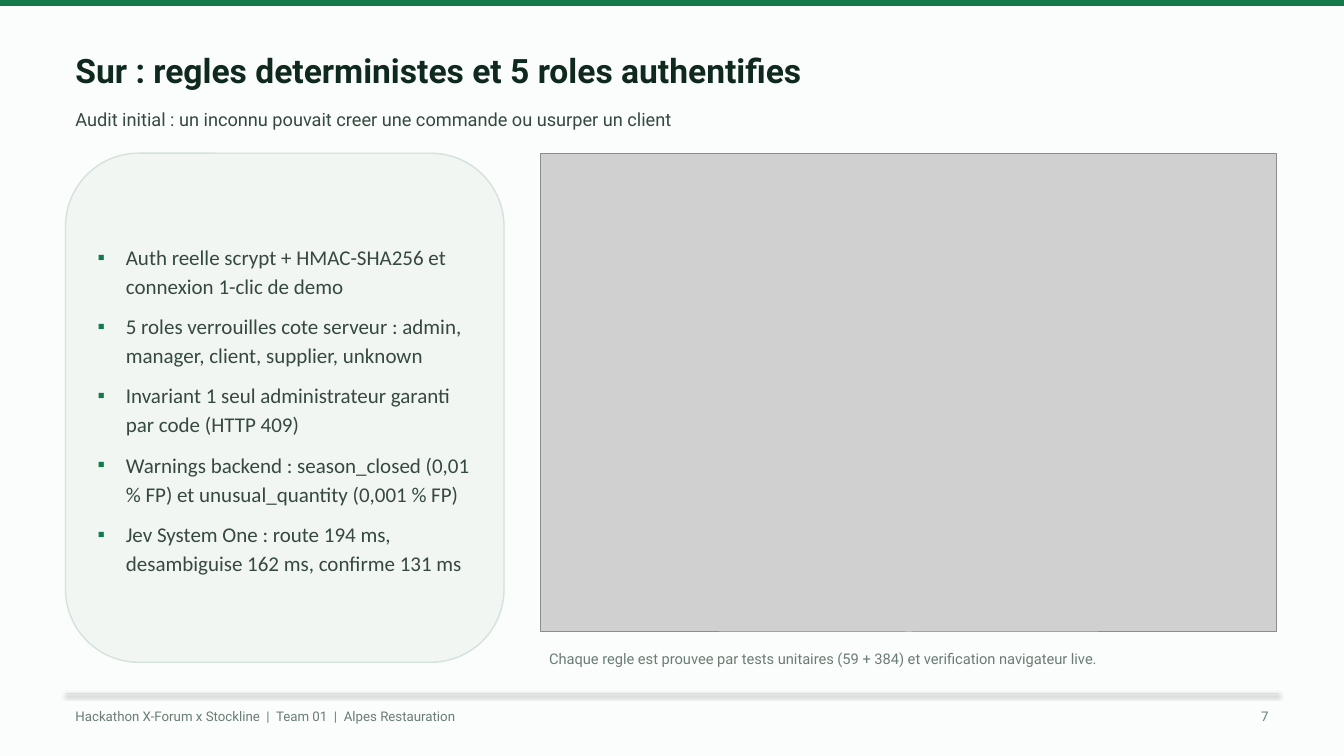
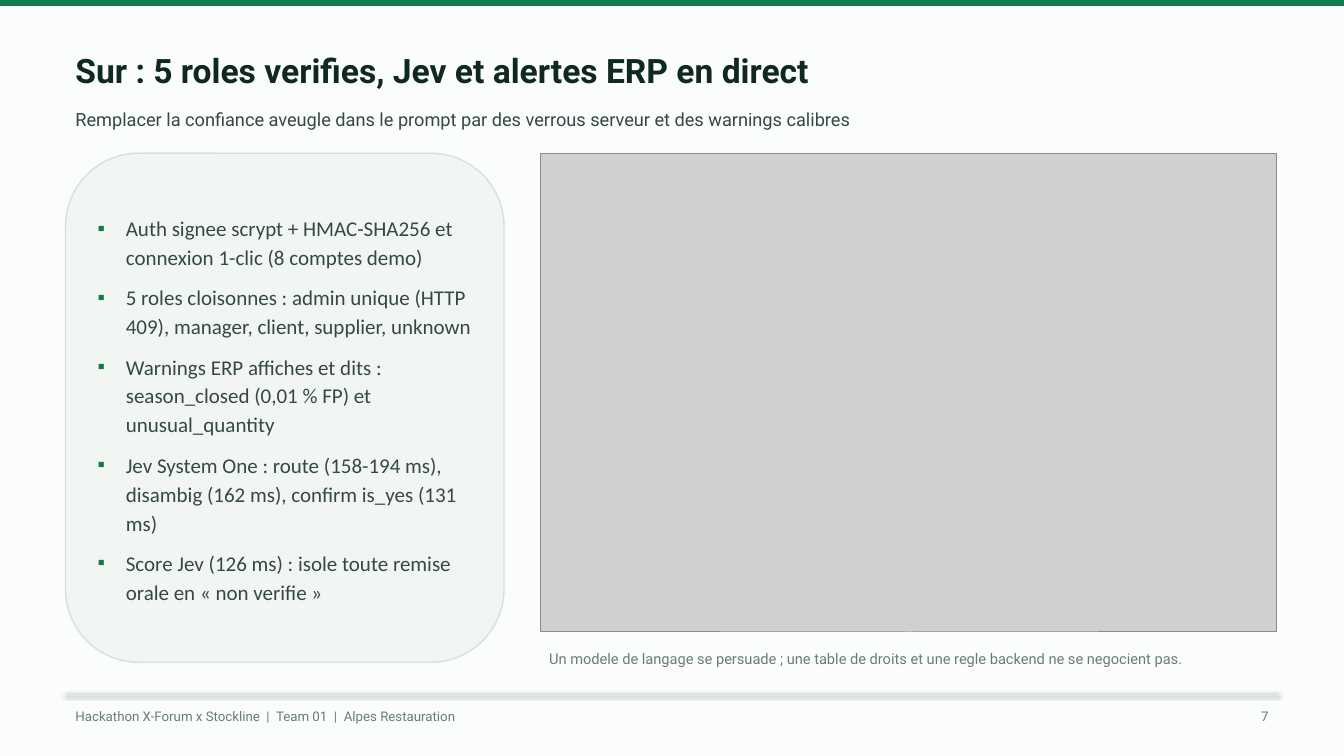
Before and after one commit to KpihX/stockline-jarvis, a slide deck: slide 7 of presentation/build/Stockline-Team01-Alpes-Restauration.pptx. Drawn at 1344x756 pixels with LibreOffice and Linux fonts; fonts in the diff are those of the drawing; grey boxes stand for pictures. Boxes give left, top, right and bottom in pixels: in the first picture for what was removed or moved away, otherwise in the second. Text is boxed around its words. In the diff, an @@ line names an element or a change of style, - is before the commit and + after.

Commit message:
feat(jev,ui,media): live Jev latency/route UI chips, warning banners, race fixes, and punchy deck+video

```diff
--- a/presentation/build/Stockline-Team01-Alpes-Restauration.pptx
+++ b/presentation/build/Stockline-Team01-Alpes-Restauration.pptx
@@ text at <box>75,57,809,89</box>: text changed @@
-Sur : regles deterministes et 5 roles authentifies
+Sur : 5 roles verifies, Jev et alertes ERP en direct
@@ text at <box>75,112,850,130</box>: text changed @@
-Audit initial : un inconnu pouvait creer une commande ou usurper un client
+Remplacer la confiance aveugle dans le prompt par des verrous serveur et des warnings calibres
@@ text at <box>126,221,471,600</box>: text changed @@
-▪ Auth reelle scrypt + HMAC-SHA256 et connexion 1-clic de demo
-▪ 5 roles verrouilles cote serveur : admin, manager, client, supplier, unknown
-▪ Invariant 1 seul administrateur garanti par code (HTTP 409)
-▪ Warnings backend : season_closed (0,01 % FP) et unusual_quantity (0,001 % FP)
-▪ Jev System One : route 194 ms, desambiguise 162 ms, confirme 131 ms
+▪ Auth signee scrypt + HMAC-SHA256 et connexion 1-clic (8 comptes demo)
+▪ 5 roles cloisonnes : admin unique (HTTP 409), manager, client, supplier, unknown
+▪ Warnings ERP affiches et dits : season_closed (0,01 % FP) et unusual_quantity
+▪ Jev System One : route (158-194 ms), disambig (162 ms), confirm is_yes (131 ms)
+▪ Score Jev (126 ms) : isole toute remise orale en « non verifie »
@@ text at <box>549,653,1183,667</box>: text changed @@
-Chaque regle est prouvee par tests unitaires (59 + 384) et verification navigateur live.
+Un modele de langage se persuade ; une table de droits et une regle backend ne se negocient pas.
```
Also in this commit, not shown: 8 other slides changed, 31 other files.
